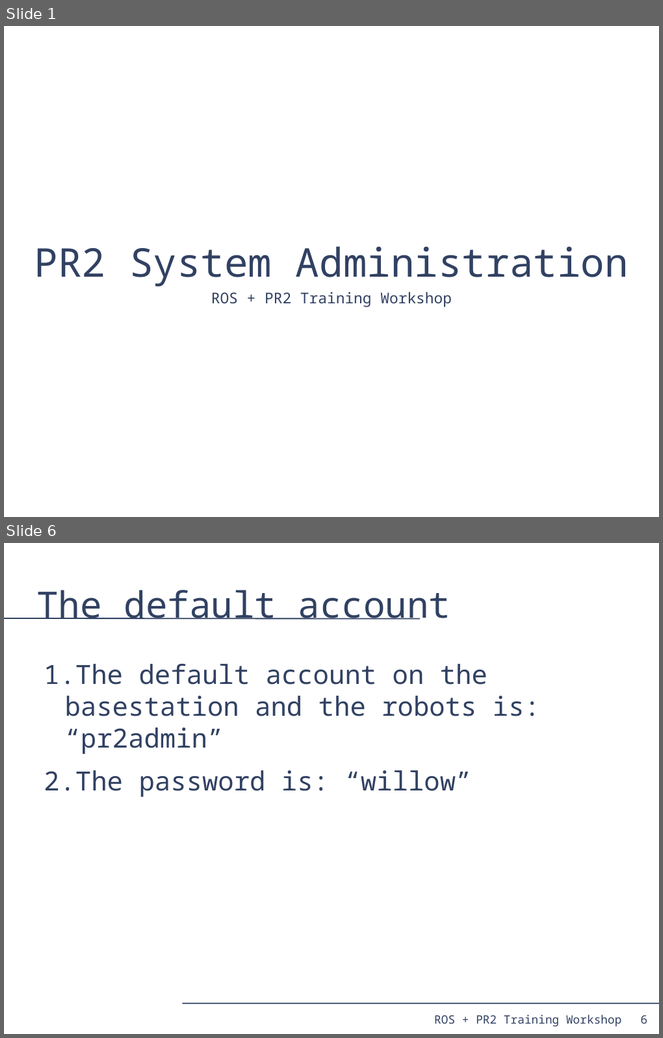
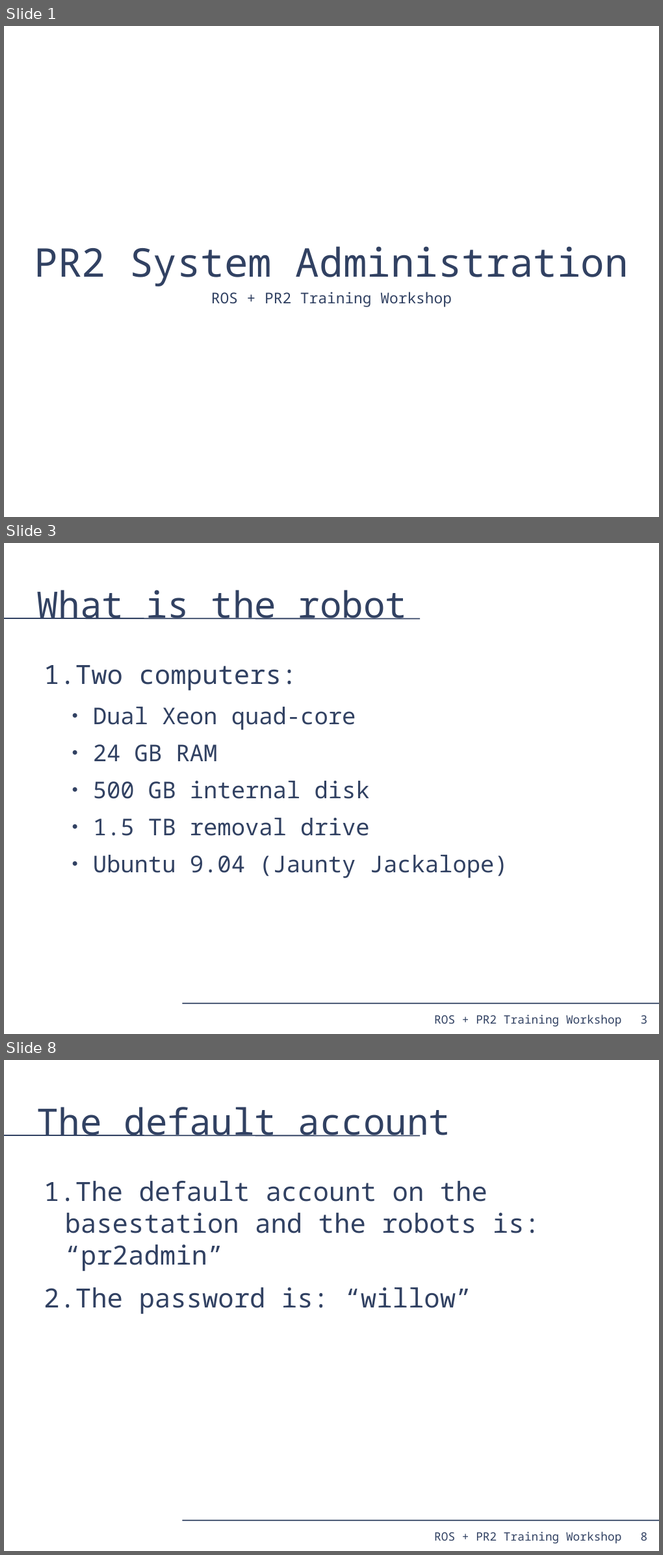
Before and after one commit to PR2/pr2_docs, a slide deck: pr2_training_workshop/pr2_sysadmin/pr2_syasdmin.odp. Shown one above the other, each under a label of ours: slides 1 and 6 before the commit, slides 1, 3 and 8 after it; the slides between them are not shown. The pictures are 663x1038 and 663x1555 pixels, drawn with LibreOffice and Linux fonts; fonts in the diff are those of the drawing. Boxes give left, top, right and bottom in pixels: in the first picture for what was removed or moved away, otherwise in the second. Text is boxed around its words. In the diff, an @@ line names an element or a change of style, - is before the commit and + after.

```diff
--- a/pr2_training_workshop/pr2_sysadmin/pr2_syasdmin.odp
+++ b/pr2_training_workshop/pr2_sysadmin/pr2_syasdmin.odp
@@ slide 3 added at (x1=4, y1=543, x2=659, y2=1034), background #FFFFFF; not listed: 4 template elements that a slide beside it also shows @@
@@ title added at (x1=36, y1=590, x2=408, y2=620), 44 pt, text #314162 @@
+What is the robot
@@ text added at (x1=44, y1=665, x2=508, y2=878), 28 pt, text #314162 @@
+1. Two computers:
+  ● Dual Xeon quad-core
+  ● 24 GB RAM
+  ● 500 GB internal disk
+  ● 1.5 TB removal drive
+  ● Ubuntu 9.04 (Jaunty Jackalope)
@@ what was slide 6 is now slide 8 @@
@@ page number at (x1=641, y1=1533, x2=648, y2=1541): text changed @@
-6
+8
```
Also in this commit, not shown: 10 slides changed, 5 other slides added, 6 slides removed, 1 other file.
